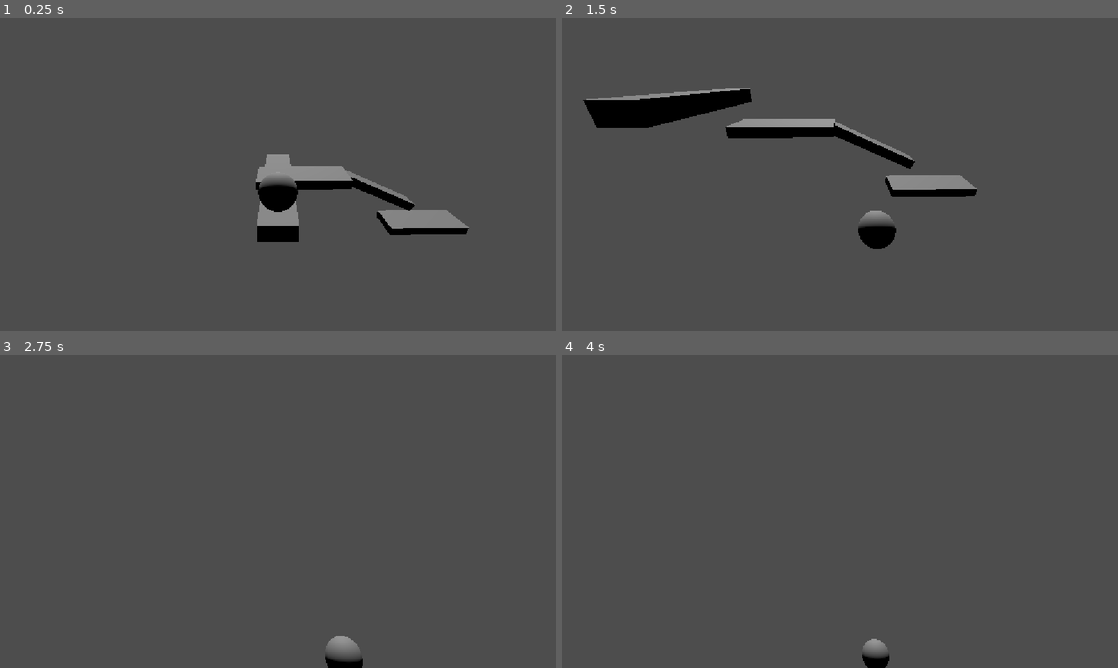
Above: before the commit, frames 1-4 (two rows, left to right).
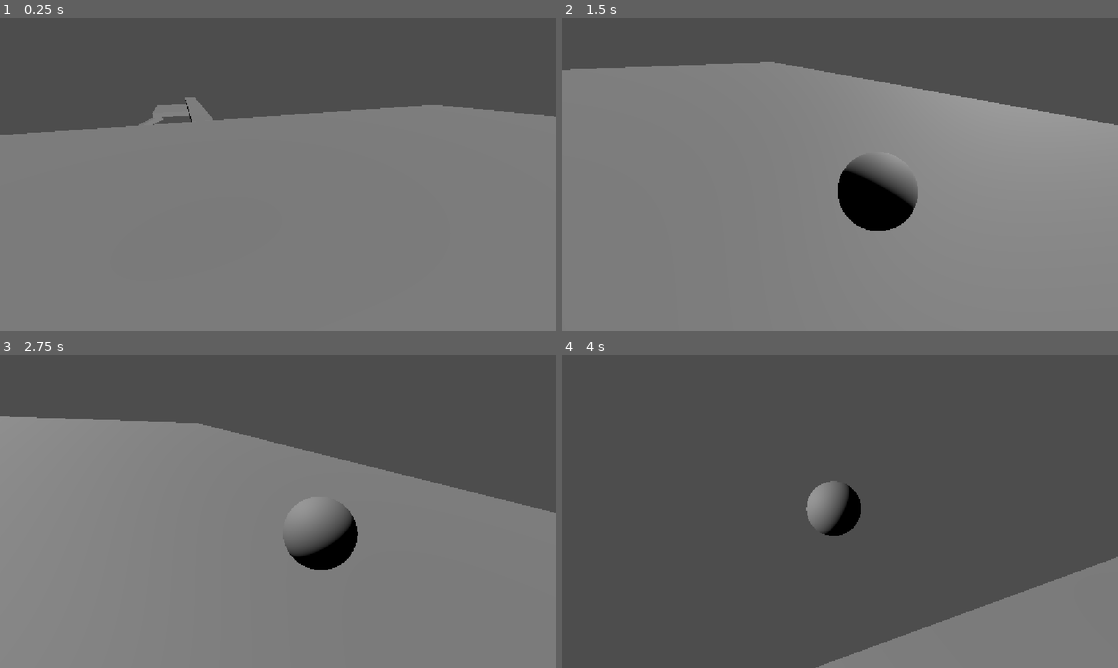
Above: after the commit, the same moments.

Repository: moisesc112/gnome-ball
Game: Godot game, scene res://scenes/levels/base_level.tscn
The game is run twice, just before and just after one commit, with the same random seed, the same clock (stepped at 60 frames per second) and the same inputs.
Inputs:
- Up to frame 1 (0.25 s): no input
- Up to frame 2 (1.5 s): hold D (Move_Right) 0.53-1.28 s; hold S (Move_Backward) from 1.28 s (still down)
- Up to frame 3 (2.75 s): release S (Move_Backward) at 2.03 s; hold D (Move_Right) from 2.03 s (still down)
- Up to frame 4 (4 s): release D (Move_Right) at 2.78 s; hold W (Move_Forward) 2.78-3.53 s; hold A (Move_Left) from 3.53 s (still down)

The runs differ from the first frame. In frame 1, 66% of the frame differs, in the area x 0-100%, y 25-100%; in frame 2, 77%, in the area x 0-100%, y 14-100%; in frame 3, 69%; in frame 4, 11%.

Commit message:
Create camera based movement for player

Diff:
--- a/scenes/camera/camera_rig.tscn
+++ b/scenes/camera/camera_rig.tscn
@@ -3,11 +3,11 @@
 [sub_resource type="SphereShape3D" id="SphereShape3D_4bcl2"]
 
 [node name="CameraRig" type="Node3D" unique_id=187381219]
+transform = Transform3D(-1, 0, -8.742278e-08, 0, 1, 0, 8.742278e-08, 0, -1, 0, 0, 0)
 
 [node name="SpringArm3D" type="SpringArm3D" parent="." unique_id=1244869028]
-transform = Transform3D(1, 0, 0, 0, 0.90630776, -0.42261827, 0, 0.42261827, 0.90630776, 0, 0.5, 0)
+transform = Transform3D(1, 0, 0, 0, 0.9063077, 0.42261824, 0, -0.42261824, 0.9063077, 0, 0.5, 0)
 shape = SubResource("SphereShape3D_4bcl2")
-spring_length = -5.0
+spring_length = 2.0
 
 [node name="Camera3D" type="Camera3D" parent="SpringArm3D" unique_id=1832907185]
-transform = Transform3D(-1, 0, -8.742278e-08, 0, 1, 0, 8.742278e-08, 0, -1, 0, 0, 0)
--- a/scenes/levels/base_level.tscn
+++ b/scenes/levels/base_level.tscn
@@ -13,7 +13,11 @@
 
 [node name="BaseLevel" type="Node3D" unique_id=302026370]
 
+[node name="DirectionalLight3D" type="DirectionalLight3D" parent="." unique_id=1920299976]
+transform = Transform3D(1, 0, 0, 0, 0.7281304, 0.68543863, 0, -0.68543863, 0.7281304, 0, 0, 0)
+
 [node name="Platform" type="StaticBody3D" parent="." unique_id=184125617]
+transform = Transform3D(1, 0, 0, 0, 1, 0, 0, 0, 3.19333, 0, 0, 5.4438815)
 physics_material_override = SubResource("PhysicsMaterial_sthun")
 
 [node name="MeshInstance3D" type="MeshInstance3D" parent="Platform" unique_id=1306934470]
@@ -23,8 +27,19 @@
 [node name="CollisionShape3D" type="CollisionShape3D" parent="Platform" unique_id=495037481]
 shape = SubResource("BoxShape3D_4bcl2")
 
+[node name="Platform7" type="StaticBody3D" parent="." unique_id=2121516723]
+transform = Transform3D(34.952354, 0, 0, 0, 1, 0, 0, 0, 5.286566, 0, 0, 26.753258)
+physics_material_override = SubResource("PhysicsMaterial_sthun")
+
+[node name="MeshInstance3D" type="MeshInstance3D" parent="Platform7" unique_id=344832534]
+transform = Transform3D(1, 0, 0, 0, 0.5, 0, 0, 0, 5, 0, 0, 0)
+mesh = SubResource("BoxMesh_4bcl2")
+
+[node name="CollisionShape3D" type="CollisionShape3D" parent="Platform7" unique_id=1289720607]
+shape = SubResource("BoxShape3D_4bcl2")
+
 [node name="Platform2" type="StaticBody3D" parent="." unique_id=237866770]
-transform = Transform3D(0.020408455, 0, -0.9997917, 0, 1, 0, 0.9997917, 0, 0.020408455, -1.3640618, -1.654947, 3.550898)
+transform = Transform3D(0.17400394, 0, -1.0710084, 0, 1, 0, 8.524295, 0, 0.02186218, -1.4988382, -1.5730221, -7.192397)
 physics_material_override = SubResource("PhysicsMaterial_sthun")
 
 [node name="MeshInstance3D" type="MeshInstance3D" parent="Platform2" unique_id=99452918]
@@ -35,7 +50,7 @@
 shape = SubResource("BoxShape3D_4bcl2")
 
 [node name="Platform3" type="StaticBody3D" parent="." unique_id=914490894]
-transform = Transform3D(0.020408455, 0, -0.9997917, 0, 1, 0, 0.9997917, 0, 0.020408455, -1.3640618, -1.654947, 4.542085)
+transform = Transform3D(0.03865202, 0, -1.0180353, 0, 1, 0, 1.8935274, 0, 0.020780856, -11.211581, -13.077663, -0.27264607)
 physics_material_override = SubResource("PhysicsMaterial_sthun")
 
 [node name="MeshInstance3D" type="MeshInstance3D" parent="Platform3" unique_id=2044032239]
@@ -46,7 +61,7 @@
 shape = SubResource("BoxShape3D_4bcl2")
 
 [node name="Platform4" type="StaticBody3D" parent="." unique_id=1247795585]
-transform = Transform3D(0.015513673, -0.41421002, -0.9100491, 0.007993565, 0.910181, -0.4141338, 0.9998477, -0.0008497815, 0.017431254, -5.8939195, -2.713683, 4.542085)
+transform = Transform3D(0.043623514, -0.41357213, -0.9387969, 0.022477422, 0.9087793, -0.42721596, 2.8115115, -0.0008484728, 0.017981894, -5.8939195, -3.3212972, -6.90864)
 physics_material_override = SubResource("PhysicsMaterial_sthun")
 
 [node name="MeshInstance3D" type="MeshInstance3D" parent="Platform4" unique_id=376065739]
@@ -56,33 +71,33 @@
 [node name="CollisionShape3D" type="CollisionShape3D" parent="Platform4" unique_id=725993728]
 shape = SubResource("BoxShape3D_4bcl2")
 
-[node name="Platform5" type="StaticBody3D" parent="." unique_id=1965127834]
-transform = Transform3D(0.020408455, 0, -0.9997917, 0, 1, 0, 0.9997917, 0, 0.020408455, -9.727848, -5.5220747, 5.5352273)
+[node name="Platform5" type="StaticBody3D" parent="." unique_id=523183767]
+transform = Transform3D(0.068125315, 0, -2.6311545, -1.8011999, 0.8418562, -0.028986849, 2.8096085, 0.5397019, 0.045215245, -9.727848, -6.8484864, -5.795973)
 physics_material_override = SubResource("PhysicsMaterial_sthun")
 
-[node name="MeshInstance3D" type="MeshInstance3D" parent="Platform5" unique_id=1760957632]
-transform = Transform3D(1, 0, 0, 0, 0.5, 0, 0, 0, 5, 0, 0, 0)
+[node name="MeshInstance3D" type="MeshInstance3D" parent="Platform5" unique_id=1318478885]
+transform = Transform3D(0.9999998, 7.450581e-09, 1.1175871e-08, -3.5762787e-07, 0.49999988, 1.4901161e-08, -7.450581e-09, 2.3283064e-10, 5, -0.025579572, -0.10017109, 1.739409)
 mesh = SubResource("BoxMesh_4bcl2")
 
-[node name="CollisionShape3D" type="CollisionShape3D" parent="Platform5" unique_id=281860743]
+[node name="CollisionShape3D" type="CollisionShape3D" parent="Platform5" unique_id=642869784]
+transform = Transform3D(0.99999964, 1.4901161e-08, 2.7939677e-09, -4.7683716e-07, 0.99999976, -3.7252903e-09, -1.3038516e-08, 4.656613e-10, 0.99999946, -0.02, -0.1, 1.739)
 shape = SubResource("BoxShape3D_4bcl2")
 
-[node name="Platform6" type="StaticBody3D" parent="." unique_id=523183767]
-transform = Transform3D(0.020408455, 0, -0.9997917, 0, 1, 0, 0.9997917, 0, 0.020408455, -9.727848, -5.5220747, 4.525714)
+[node name="Platform6" type="StaticBody3D" parent="." unique_id=676703408]
+transform = Transform3D(1.8547835, 0.3659076, 1.9647627, -1.8011998, 0.84185606, -0.028986849, -2.1114728, -0.39672378, 1.7506357, -21.813488, -9.760132, -5.795973)
 physics_material_override = SubResource("PhysicsMaterial_sthun")
 
-[node name="MeshInstance3D" type="MeshInstance3D" parent="Platform6" unique_id=1318478885]
-transform = Transform3D(1, 0, 0, 0, 0.5, 0, 0, 0, 5, 0.03873539, 0, 0.0007915497)
+[node name="MeshInstance3D" type="MeshInstance3D" parent="Platform6" unique_id=1919581844]
+transform = Transform3D(0.9999998, 7.450581e-09, 1.1175871e-08, -3.5762787e-07, 0.49999988, 1.4901161e-08, -7.450581e-09, 2.3283064e-10, 5, -0.025579572, -0.10017109, 1.739409)
 mesh = SubResource("BoxMesh_4bcl2")
 
-[node name="CollisionShape3D" type="CollisionShape3D" parent="Platform6" unique_id=642869784]
+[node name="CollisionShape3D" type="CollisionShape3D" parent="Platform6" unique_id=1917286316]
+transform = Transform3D(0.99999964, 1.4901161e-08, 2.7939677e-09, -4.7683716e-07, 0.99999976, -3.7252903e-09, -1.3038516e-08, 4.656613e-10, 0.99999946, -0.02, -0.1, 1.739)
 shape = SubResource("BoxShape3D_4bcl2")
 
-[node name="Player" parent="." unique_id=120649697 instance=ExtResource("1_md458")]
-transform = Transform3D(1, 0, 0, 0, 1, 0, 0, 0, 1, 0, 0.68364704, -1.7587575)
-
-[node name="DirectionalLight3D" type="DirectionalLight3D" parent="." unique_id=1920299976]
-transform = Transform3D(1, 0, 0, 0, 0.7281304, 0.68543863, 0, -0.68543863, 0.7281304, 0, 0, 0)
+[node name="Player" parent="." unique_id=120649697 node_paths=PackedStringArray("camera_rig") instance=ExtResource("1_md458")]
+transform = Transform3D(1, 0, 0, 0, 1, 0, 0, 0, 1, 0, 0.68364704, 25.68552)
+camera_rig = NodePath("../CameraRig")
 
 [node name="CameraRig" parent="." unique_id=187381219 node_paths=PackedStringArray("player") instance=ExtResource("2_uk53i")]
 transform = Transform3D(1, 0, 0, 0, 1, 0, 0, 0, 1, 0, 0.68364704, -1.7587575)
--- a/scripts/camera/camera_rig.gd
+++ b/scripts/camera/camera_rig.gd
@@ -2,6 +2,9 @@
 
 @export var player: RigidBody3D = null
 @export var follow_speed: float = 8.0
+@export var max_tilt_degrees: float = 12.0
+@export var orbit_speed: float = 1.5
+@export var tilt_speed: float = 6.0
 
 # Called when the node enters the scene tree for the first time.
 func _ready() -> void:
@@ -16,3 +19,28 @@
 		return
 
 	global_position = global_position.lerp(player.global_position, follow_speed * delta)
+
+	var input_dir: Vector2 = player.tilt_input
+
+	var target_pitch := deg_to_rad(-input_dir.y * max_tilt_degrees)
+	var target_roll := deg_to_rad(input_dir.x * max_tilt_degrees)
+
+	rotation.x = lerp_angle(rotation.x, target_pitch, clampf(tilt_speed * delta, 0.0, 1.0))
+	rotation.z = lerp_angle(rotation.z, target_roll, clampf(tilt_speed * delta, 0.0, 1.0))
+
+	var velocity := player.linear_velocity
+	var horizontal_velocity := Vector3(velocity.x, 0.0, velocity.z)
+
+	#print("Horizontal Velocity: ", horizontal_velocity.x, ", ", horizontal_velocity.z)
+	#print("Horizontal Velocity Length: ", horizontal_velocity.length())
+
+	var target_yaw := atan2(
+		-horizontal_velocity.x,
+		-horizontal_velocity.z
+	)
+
+	rotation.y = lerp_angle(
+		rotation.y,
+		target_yaw,
+		clampf(orbit_speed * delta, 0.0, 1.0)
+	)
--- a/scripts/player/player.gd
+++ b/scripts/player/player.gd
@@ -1,16 +1,32 @@
 extends RigidBody3D
 
 @export var tilt_strength: float = 15.0
+@export var camera_rig: Node3D
+
+var tilt_input: Vector2 = Vector2.ZERO
 
 # Called when the node enters the scene tree for the first time.
 func _ready() -> void:
-	pass # Replace with function body.
+	pass
 
 # Called every frame. 'delta' is the elapsed time since the previous frame.
 func _process(delta: float) -> void:
 	pass
 
 func _physics_process(delta: float) -> void:
-	var input_dir := Input.get_vector("Move_Left", "Move_Right", "Move_Backward", "Move_Forward")
-	var gravity := Vector3(-input_dir.x * tilt_strength, -9.8, input_dir.y * tilt_strength)
+	tilt_input = Input.get_vector("Move_Left", "Move_Right", "Move_Forward", "Move_Backward")
+
+	var camera_forward := -camera_rig.global_basis.z
+	var camera_right := camera_rig.global_basis.x
+
+	camera_forward.y = 0.0
+	camera_right.y = 0.0
+
+	camera_forward = camera_forward.normalized()
+	camera_right = camera_right.normalized()
+
+	var move_direction := camera_right * tilt_input.x + camera_forward * -tilt_input.y
+
+	var gravity := Vector3(move_direction.x * tilt_strength, -9.8, move_direction.z * tilt_strength)
+
 	apply_central_force(gravity * mass)
